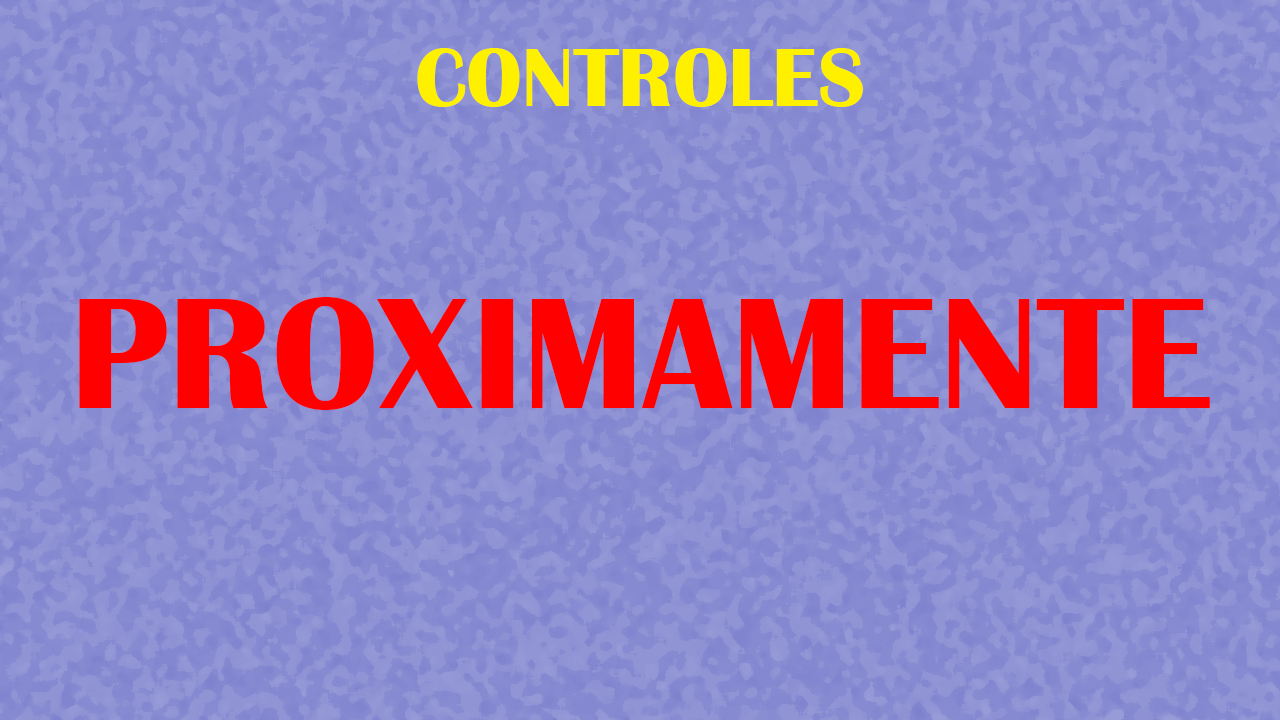
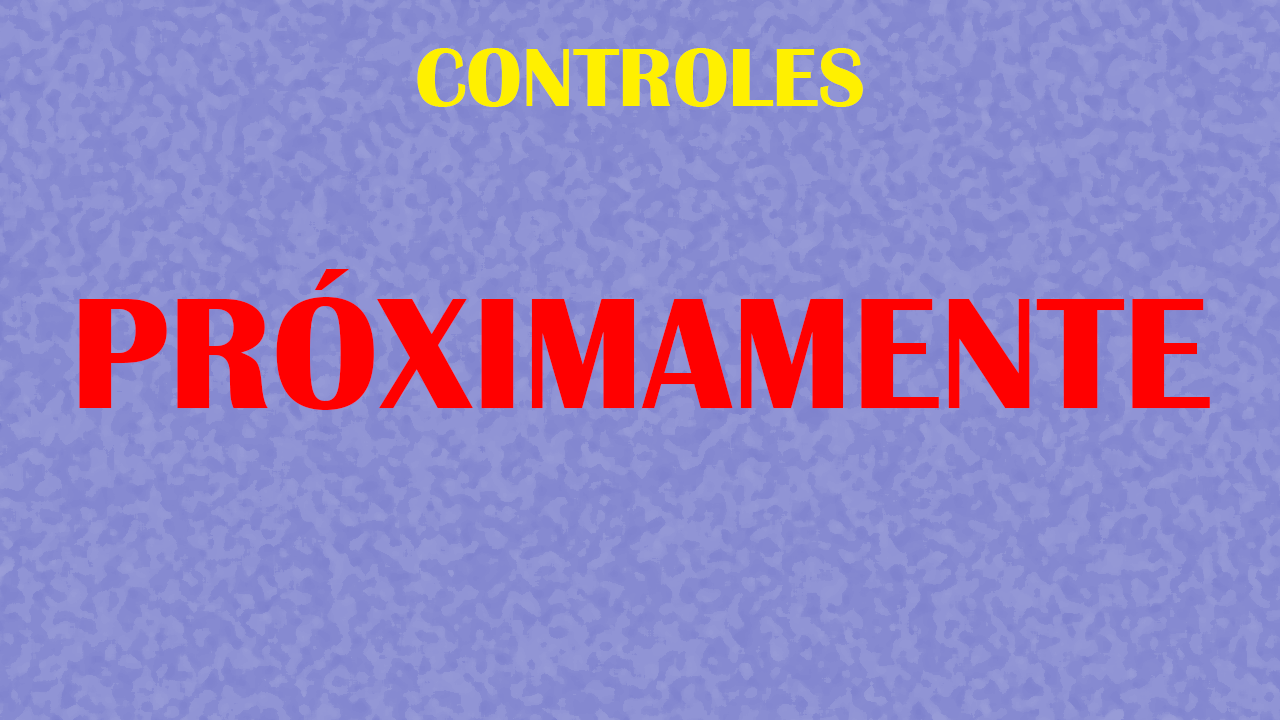
Layered file, before and after one edit (w=1280, h=720). Changes by layer:
renamed "PROXIMAMENTE" to "PRÓXIMAMENTE", painted on it over box(276, 269, 374, 406)
